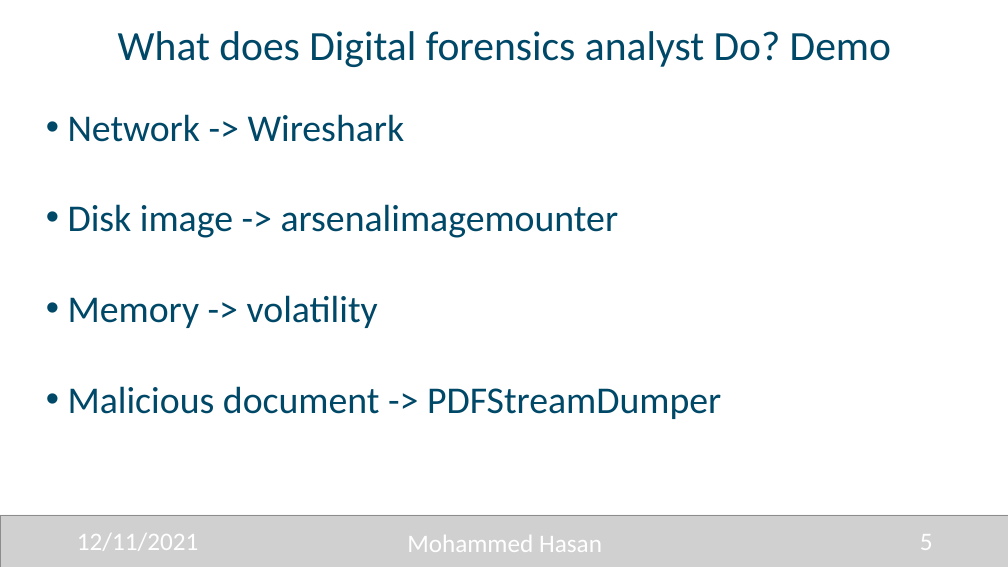
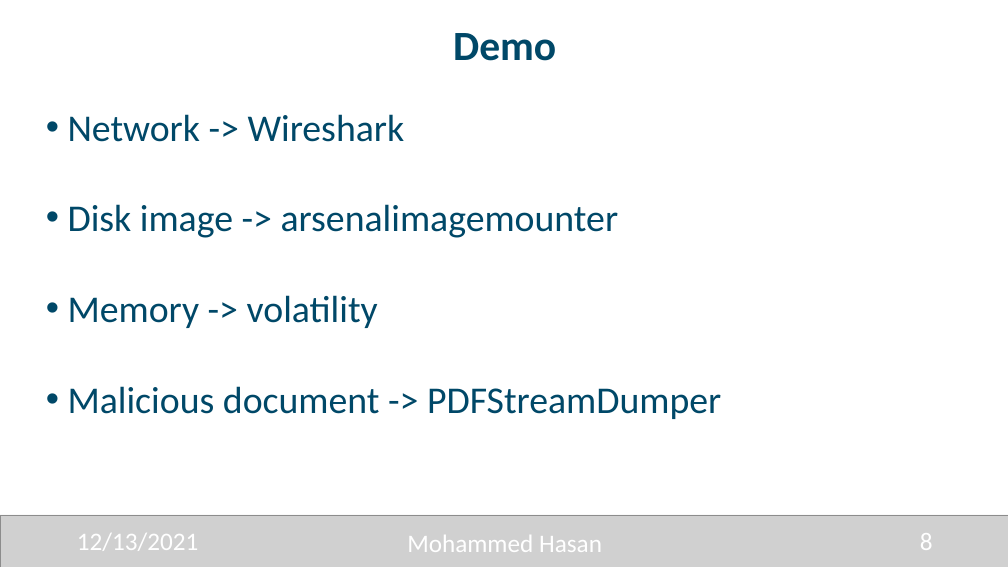
Before and after one commit to 0xHasanM/MISC, a slide deck: slide 8 of Talks/INSEC/INSEC.pptx (slide 5 before the commit). Drawn at 1008x567 pixels with LibreOffice and Linux fonts; fonts in the diff are those of the drawing; grey boxes stand for pictures. Boxes give left, top, right and bottom in pixels: in the first picture for what was removed or moved away, otherwise in the second. Text is boxed around its words. In the diff, an @@ line names an element or a change of style, - is before the commit and + after.

```diff
--- a/Talks/INSEC/INSEC.pptx
+++ b/Talks/INSEC/INSEC.pptx
@@ title at [453,33,556,61]: text changed; bold on @@
-What does Digital forensics analyst Do? Demo
+Demo
@@ text at [77,533,199,551]: text changed @@
-12/11/2021
+12/13/2021
@@ text at [920,533,933,550]: text changed @@
-5
+8
```
Also in this commit, not shown: 7 other slides changed, 3 slides added.
